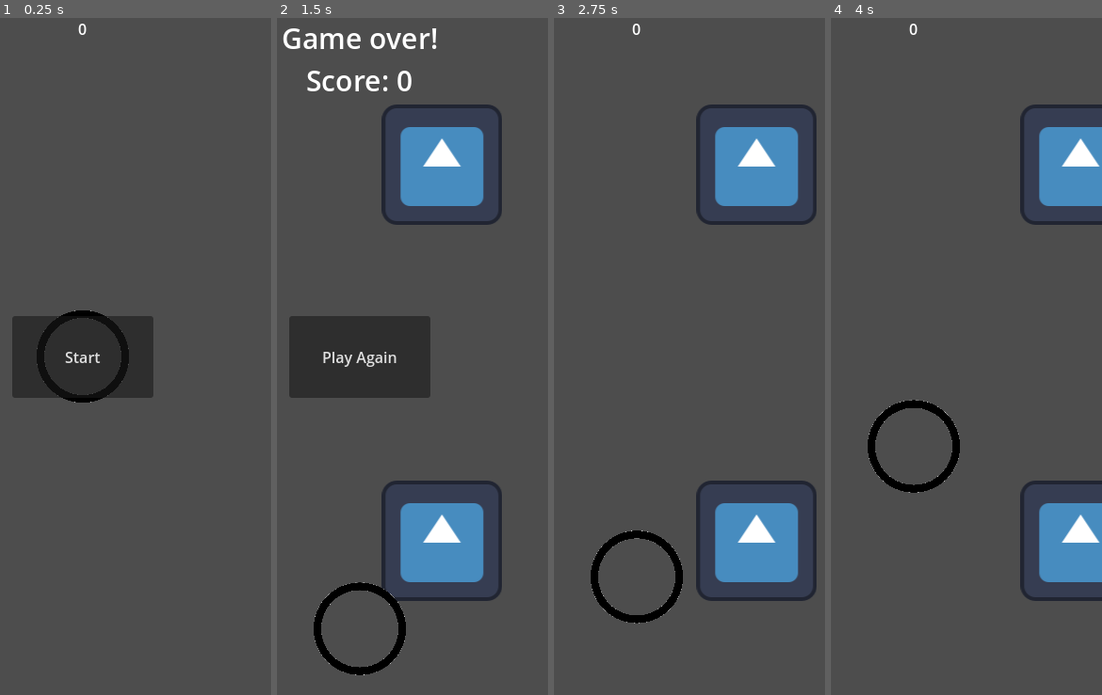
Above: before the commit, frames 1-4 (left to right).
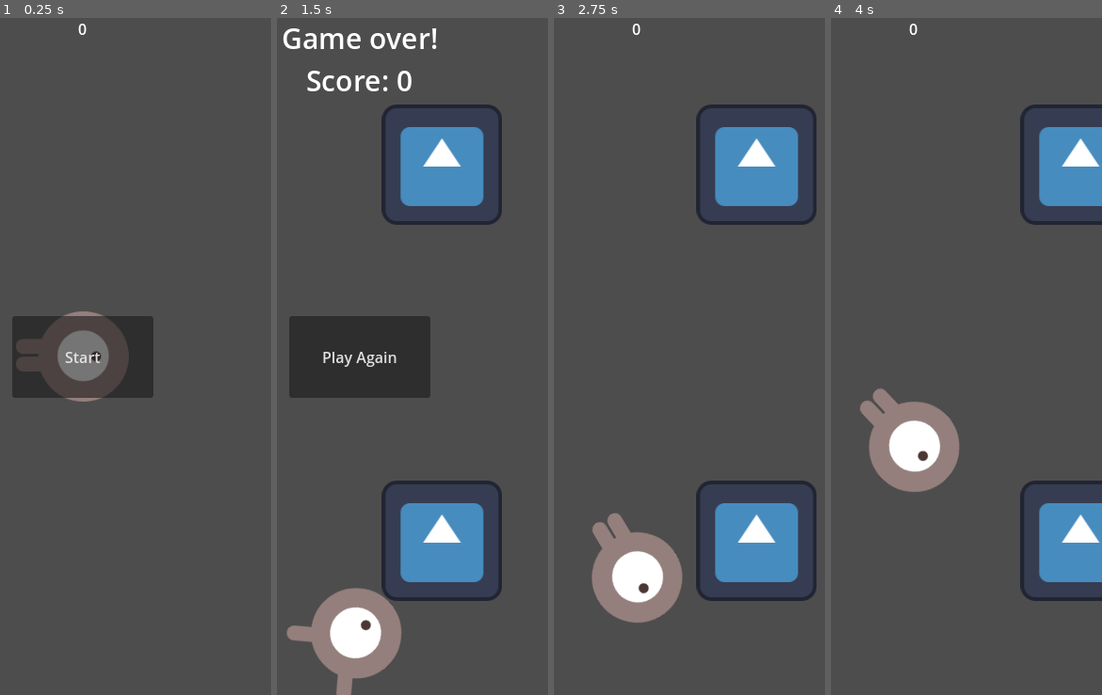
Above: after the commit, the same moments.

Repository: coreypowerdejong/flappy-bird
Game: Godot game, scene res://main.tscn
Two runs of this game, one before a commit and one after it. Both use one fixed random seed, a clock stepped at 60 frames per second and the inputs below. The engine's default icon, where the game draws it, is replaced by a stand-in: a white triangle on a blue panel in a dark square.
Inputs:
- Up to frame 1 (0.25 s): no input
- Up to frame 2 (1.5 s): click "Start" at 0.5 s; tap Space (jump) at 1.35 s
- Up to frame 3 (2.75 s): tap Space (jump) at 1.52, 1.82 s; click "Play Again" at 2 s
- Up to frame 4 (4 s): tap Space (jump) at 2.85, 3.02, 3.32 s; click "Play Again" at 3.5 s

The runs differ from the first frame. In frame 1, 3.9% of the frame differs, in the area x 5-48%, y 43-57%; in frame 2, 4.2%, in the area x 3-48%, y 83-100%; in frame 3, 4.0%; in frame 4, 4.0%.

Commit message:
Add flapping animation to bird

Diff:
--- a/bird.gd
+++ b/bird.gd
@@ -7,12 +7,20 @@
 # Get the gravity from the project settings to be synced with RigidBody nodes.
 var gravity = ProjectSettings.get_setting("physics/2d/default_gravity")
 
+var jump_texture
+var glide_texture
+
+var angle
+
 func reset():
 	var window_size: Vector2 = get_viewport().get_visible_rect().size
 	position = window_size / 2
 	velocity = Vector2.ZERO
+	global_rotation_degrees = 90
 
 func _ready():
+	jump_texture = load("res://art/playerGrey_up2.png")
+	glide_texture = load("res://art/playerGrey_up1.png")
 	reset()
 
 func _physics_process(delta):
@@ -23,5 +31,14 @@
 	# Handle jump.
 	if Input.is_action_just_pressed("jump"):
 		velocity.y = JUMP_VELOCITY
+		$Sprite2D.texture = jump_texture
+		$FlapTimer.start()
 
+	# Set angle of flight
+	angle = atan2(velocity.y, 400)
+	global_rotation = angle + PI / 2
 	move_and_slide()
+
+
+func _on_flap_timer_timeout():
+	$Sprite2D.texture = glide_texture
--- a/main.tscn
+++ b/main.tscn
@@ -2,9 +2,9 @@
 
 [ext_resource type="Script" path="res://bird.gd" id="1_n5ngb"]
 [ext_resource type="Script" path="res://main.gd" id="1_rphra"]
-[ext_resource type="Texture2D" uid="uid://6u7m0q0bsxw" path="res://debug_circle.png" id="1_rt342"]
 [ext_resource type="Script" path="res://pipe.gd" id="3_kgtnp"]
 [ext_resource type="Texture2D" uid="uid://co5me0f41s647" path="res://icon.svg" id="3_mn8v4"]
+[ext_resource type="Texture2D" uid="uid://bgi8lky0gjuc2" path="res://art/playerGrey_up1.png" id="5_simol"]
 [ext_resource type="Script" path="res://HUD.gd" id="5_yewmo"]
 
 [sub_resource type="RectangleShape2D" id="RectangleShape2D_ip1gb"]
@@ -49,8 +49,13 @@
 shape = SubResource("CircleShape2D_o54qn")
 
 [node name="Sprite2D" type="Sprite2D" parent="bird"]
-scale = Vector2(0.100255, 0.100255)
-texture = ExtResource("1_rt342")
+position = Vector2(7.51019e-06, 11.25)
+scale = Vector2(0.888889, 0.888889)
+texture = ExtResource("5_simol")
+
+[node name="FlapTimer" type="Timer" parent="bird"]
+wait_time = 0.1
+one_shot = true
 
 [node name="HUD" type="CanvasLayer" parent="."]
 process_mode = 3
@@ -98,6 +103,7 @@
 [connection signal="score_point" from="pipe" to="HUD" method="_on_pipe_score_point"]
 [connection signal="body_entered" from="pipe/top_pipe" to="HUD" method="_on_pipe_body_entered"]
 [connection signal="body_entered" from="pipe/bottom_pipe" to="HUD" method="_on_pipe_body_entered"]
+[connection signal="timeout" from="bird/FlapTimer" to="bird" method="_on_flap_timer_timeout"]
 [connection signal="pause" from="HUD" to="." method="_on_hud_pause"]
 [connection signal="start_game" from="HUD" to="." method="_on_hud_start_game"]
 [connection signal="pressed" from="HUD/StartButton" to="HUD" method="_on_start_button_pressed"]
Binary file added: art/playerGrey_up1.png
Not shown, changed: art/playerGrey_up1.png.import
Binary file added: art/playerGrey_up2.png
Not shown, added: art/playerGrey_up2.png.import
Binary file removed: debug_circle.png
